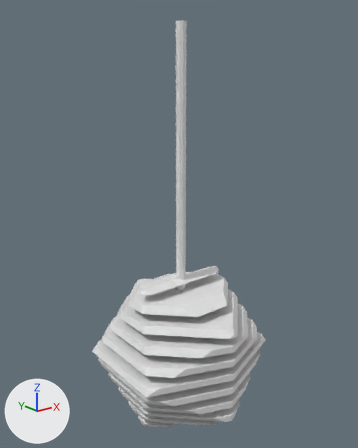
Before and after pictures for a commit that changed the OBJ model Assets/Models/Bottom Shoulder/Public-Photo_0001.obj.
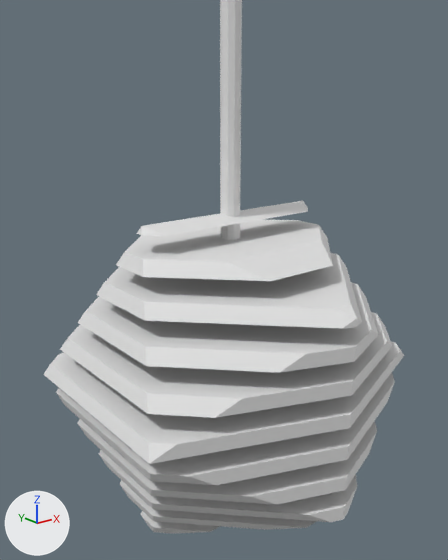
Each version is shown whole from a camera (50 mm lens) standing at (-0.507, -0.629, 0.272) and looking at (0.002, 0.008, 0.017), then close up from a camera (50 mm lens) standing at (-0.319, -0.39, 0.021) and looking at (-0.027, -0.026, -0.125). The axes (+X, +Y, +Z) are drawn at lower left. The lights are the same throughout. Where no turn or scale is listed for an object, it has been applied to the vertices. Vertices at the same position are counted once.

In view in the first close-up: 'Public-Photo_0001'.
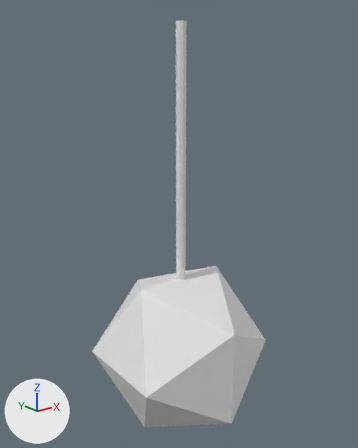
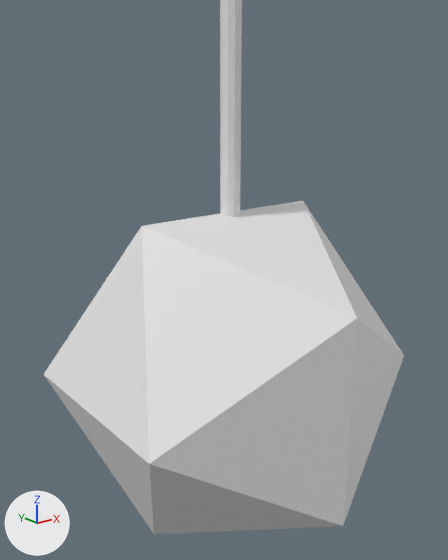
What changed in the scene script:
```text
Change me_public_photo_0001:
    used by ob_public_photo_0001; location = (0.0, 0.0, 0.0)
    remove me_public_photo_0001.from_pydata(...)  # 223 vertices, 221 faces; spans x -0.137..0.137, y -0.137..0.137, z -0.347..0.34
    add me_public_photo_0001.from_pydata(...)  # 89 vertices, 104 faces; spans x -0.137..0.137, y -0.137..0.137, z -0.353..0.34
    me_public_photo_0001 part 1: 7 loose pieces with 128 vertices, spanning x -0.127..0.127, y -0.137..0.137, z -0.347..-0.1, are deleted
    me_public_photo_0001 part 2
    65 vertices are removed from x -0.137..0.137, y -0.137..0.137, z -0.242..-0.085
    72 faces are deleted
    5 vertices are added at (0.0, 0.0, -0.22), (0.0, -0.137, -0.3), (0.0, 0.137, -0.3), (-0.085, 0.0, -0.353), (0.085, 0.0, -0.353)
    20 new faces join them
```

Location of each change, [x1, y1, x2, y2] in pixels of the close-ups (448 x 560 px):
part 1 of me_public_photo_0001, deleted
    before: [60, 219, 392, 534]
part 2 of me_public_photo_0001, cut back
    before: [44, 206, 404, 485]
    after: [44, 206, 404, 534]
